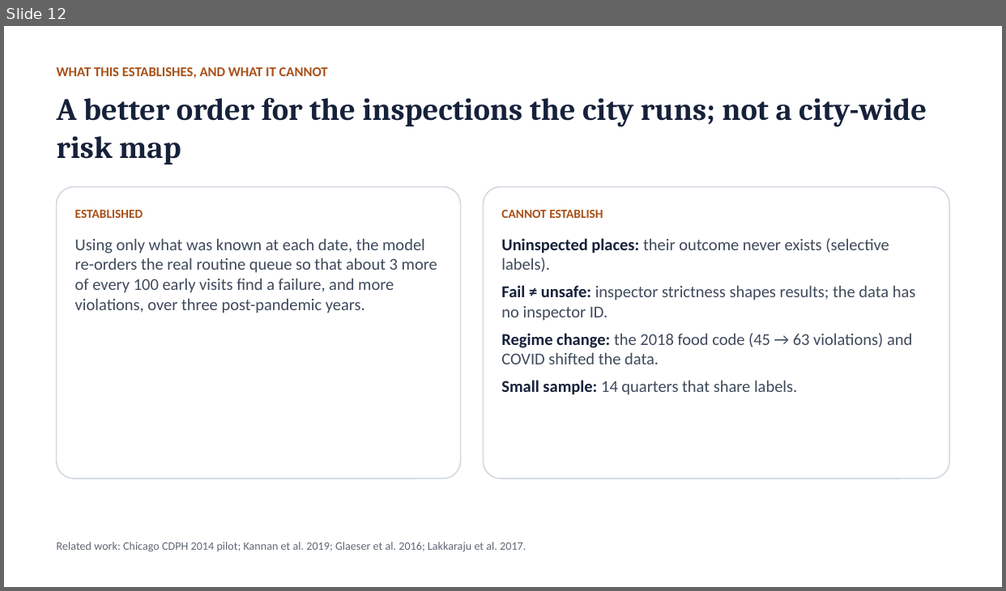
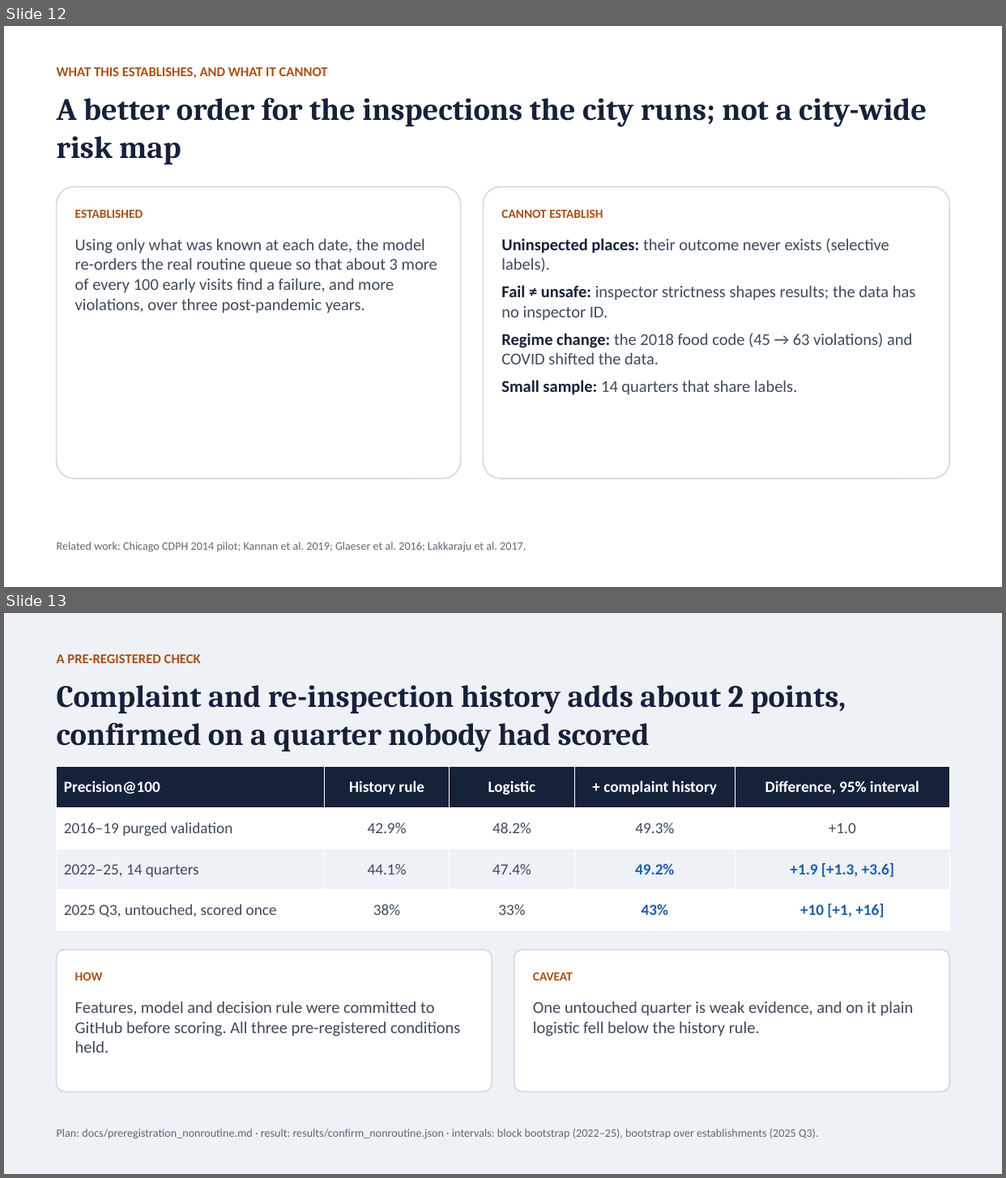
Before and after one commit to ajayc-iima/Food-Inspections, a slide deck: presentation/food_inspections_presentation.pptx. Shown one above the other, each under a label of ours: slide 12 before the commit, slides 12 and 13 after it. The pictures are 1006x591 and 1006x1178 pixels, drawn with LibreOffice and Linux fonts; fonts in the diff are those of the drawing. Boxes give left, top, right and bottom in pixels: in the first picture for what was removed or moved away, otherwise in the second. Text is boxed around its words. In the diff, an @@ line names an element or a change of style, - is before the commit and + after.

```diff
--- a/presentation/food_inspections_presentation.pptx
+++ b/presentation/food_inspections_presentation.pptx
@@ slide 13 added at (x1=4, y1=613, x2=1002, y2=1174), background #EEF1F5 @@
@@ text added at (x1=57, y1=654, x2=201, y2=663), 13 pt, text #A84F17, bold @@
+A PRE-REGISTERED CHECK
@@ text added at (x1=57, y1=685, x2=846, y2=752), 30 pt, text #16213A, bold @@
+Complaint and re-inspection history adds about 2 points, confirmed on a quarter nobody had scored
@@ table added at (x1=57, y1=766, x2=949, y2=931), 4 rows, 5 columns @@
+Precision@100 | History rule | Logistic | + complaint history | Difference, 95% interval
+2016–19 purged validation | 42.9% | 48.2% | 49.3% | +1.0
+2022–25, 14 quarters | 44.1% | 47.4% | 49.2% | +1.9 [+1.3, +3.6]
+2025 Q3, untouched, scored once | 38% | 33% | 43% | +10 [+1, +16]
@@ rounded rectangle added at (x1=57, y1=950, x2=492, y2=1093), fill #FFFFFF, outline #D3D9E2 1.25 pt @@
@@ rounded rectangle added at (x1=514, y1=950, x2=950, y2=1093), fill #FFFFFF, outline #D3D9E2 1.25 pt @@
@@ text added at (x1=75, y1=973, x2=103, y2=981), 12 pt, text #A84F17, bold @@
+HOW
@@ text added at (x1=533, y1=973, x2=573, y2=981), 12 pt, text #A84F17, bold @@
+CAVEAT
@@ text added at (x1=75, y1=1001, x2=460, y2=1053), 16 pt, text #3E4A5C @@
+Features, model and decision rule were committed to GitHub before scoring. All three pre-registered conditions held.
@@ text added at (x1=533, y1=1001, x2=914, y2=1037), 16 pt, text #3E4A5C @@
+One untouched quarter is weak evidence, and on it plain logistic fell below the history rule.
@@ text added at (x1=57, y1=1129, x2=819, y2=1139), 11 pt, text #5F6875 @@
+Plan: docs/preregistration_nonroutine.md · result: results/confirm_nonroutine.json · intervals: block bootstrap (2022–25), bootstrap over establishments (2025 Q3).
```
Also in this commit, not shown: 2 slides changed, 5 other files.
